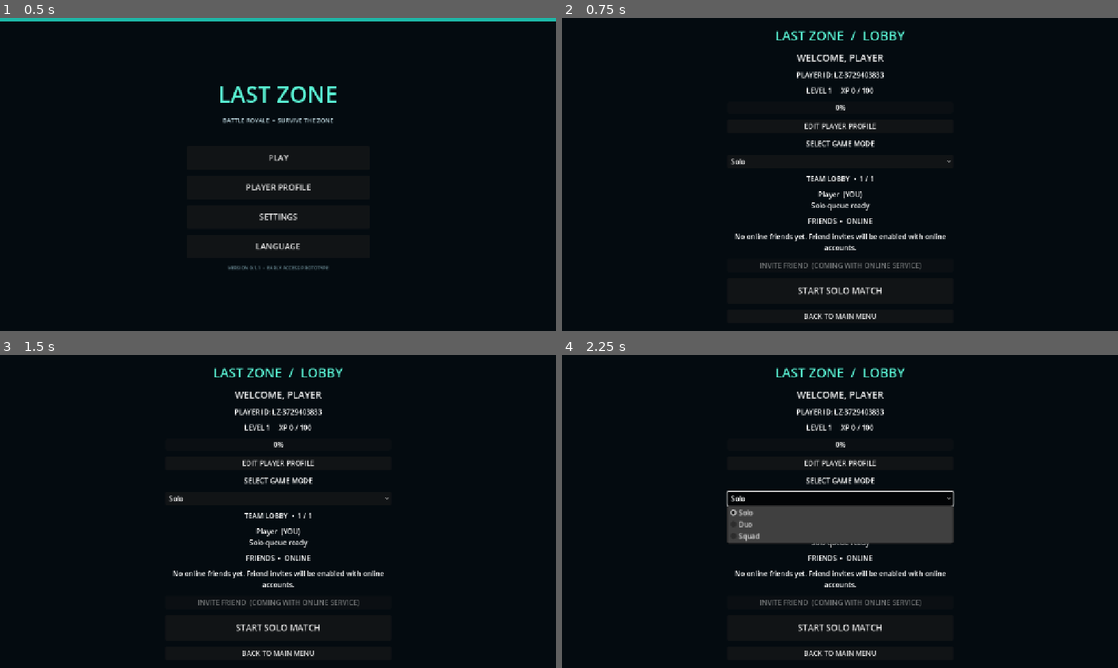
Above: before the commit, frames 1-4 (two rows, left to right).
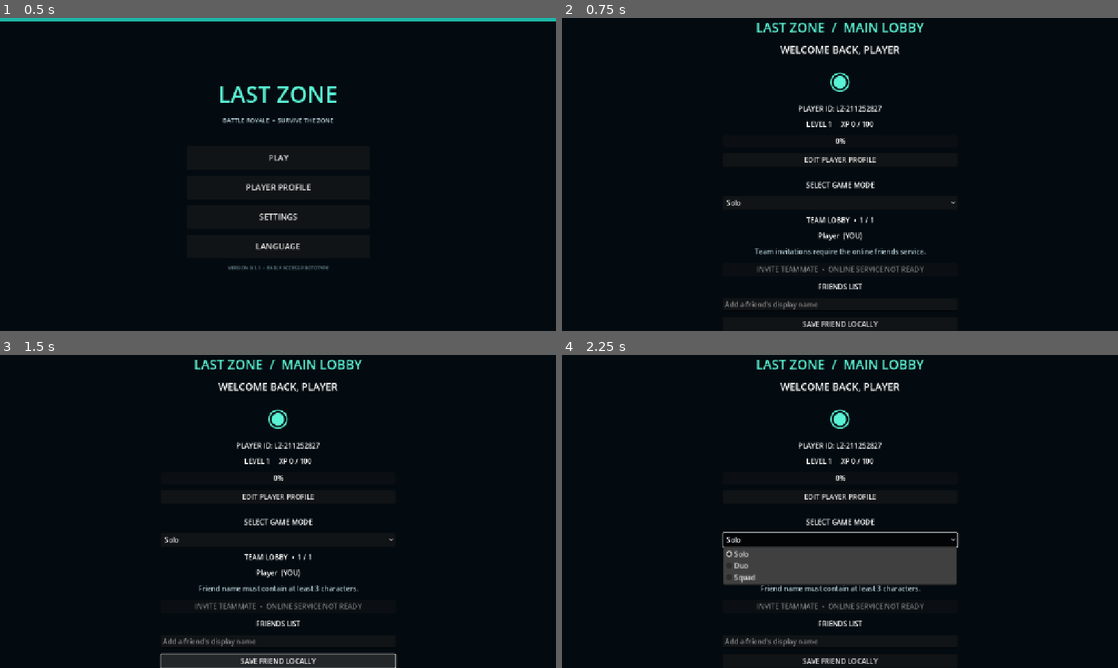
Above: after the commit, the same moments.

Repository: dhanushkaprasad2001-max/dhanushkaprasad2001-max.github.io
Game: Godot game, scene res://Main.tscn
Two runs of this game, one before a commit and one after it. Both use one fixed random seed, a clock stepped at 60 frames per second and the inputs below.
Inputs (mouse positions are in pixels of both pictures, inside the frame that each line leads up to):
- Up to frame 1 (0.5 s): no input
- Up to frame 2 (0.75 s): click "PLAY" at 0.5 s
- Up to frame 3 (1.5 s): click (278, 661) at 1.25 s, where only the run after the commit has a clickable "SAVE FRIEND LOCALLY"
- Up to frame 4 (2.25 s): click "Solo" at 2 s

Frame 1 is identical in both runs. In frame 2, 5.7% of the frame differs, in the area x 29-71%, y 1-99%; in frame 3, 6.8%; in frame 4, 15%, in the area x 28-72%, y 1-99%.

Commit message:
Build out LAST ZONE lobby and player progression systems

Diff:
--- a/last-zone/scripts/main.gd
+++ b/last-zone/scripts/main.gd
@@ -20,6 +20,7 @@
 var game_started := false
 var selected_mode := "Solo"
 var party_members: Array[String] = []
+var friend_names: Array[String] = []
 var player_level := 1
 var player_xp := 0
 var player_id := ""
@@ -357,16 +358,31 @@
 	var cfg := ConfigFile.new()
 	if cfg.load("user://last_zone.cfg") == OK:
 		profile_name = str(cfg.get_value("profile", "name", "Player"))
+		player_id = str(cfg.get_value("profile", "player_id", ""))
+		player_level = int(cfg.get_value("profile", "level", 1))
+		player_xp = int(cfg.get_value("profile", "xp", 0))
+		selected_mode = str(cfg.get_value("profile", "mode", "Solo"))
+		var saved_friends: Variant = cfg.get_value("profile", "friends", [])
+		for friend in saved_friends:
+			friend_names.append(str(friend))
 		selected_language = str(cfg.get_value("settings", "language", "English"))
 		master_volume = float(cfg.get_value("settings", "master_volume", 0.8))
 		music_volume = float(cfg.get_value("settings", "music_volume", 0.7))
 		sfx_volume = float(cfg.get_value("settings", "sfx_volume", 0.8))
 		graphics_quality = int(cfg.get_value("settings", "graphics_quality", 1))
+	if player_id.is_empty():
+		player_id = "LZ-" + str(abs(hash(profile_name + str(Time.get_unix_time_from_system())))).pad_zeros(8)
+	_save_local_settings()
 	_apply_audio_settings()
 
 func _save_local_settings() -> void:
 	var cfg := ConfigFile.new()
 	cfg.set_value("profile", "name", profile_name)
+	cfg.set_value("profile", "player_id", player_id)
+	cfg.set_value("profile", "level", player_level)
+	cfg.set_value("profile", "xp", player_xp)
+	cfg.set_value("profile", "mode", selected_mode)
+	cfg.set_value("profile", "friends", friend_names)
 	cfg.set_value("settings", "language", selected_language)
 	cfg.set_value("settings", "master_volume", master_volume)
 	cfg.set_value("settings", "music_volume", music_volume)
@@ -634,72 +650,139 @@
 # ------------------------------------------------------------
 
 func _show_lobby_screen() -> void:
-	var panel := _show_simple_screen("LAST ZONE  /  LOBBY")
-	panel.custom_minimum_size = Vector2(520, 0)
+	var panel := _show_simple_screen("LAST ZONE  /  MAIN LOBBY")
+	panel.custom_minimum_size = Vector2(540, 0)
+
 	var welcome := Label.new()
-	welcome.text = "WELCOME, " + profile_name.to_upper()
+	welcome.text = "WELCOME BACK, " + profile_name.to_upper()
 	welcome.horizontal_alignment = HORIZONTAL_ALIGNMENT_CENTER
-	welcome.add_theme_font_size_override("font_size", 22)
+	welcome.add_theme_font_size_override("font_size", 23)
 	panel.add_child(welcome)
+
+	var avatar := Label.new()
+	avatar.text = "◉"
+	avatar.horizontal_alignment = HORIZONTAL_ALIGNMENT_CENTER
+	avatar.add_theme_font_size_override("font_size", 58)
+	avatar.add_theme_color_override("font_color", Color(0.35, 0.95, 0.83))
+	panel.add_child(avatar)
+
 	var id_label := Label.new()
-	if player_id.is_empty():
-		player_id = "LZ-" + str(abs(hash(profile_name + str(Time.get_unix_time_from_system())))).pad_zeros(8)
 	id_label.text = "PLAYER ID: " + player_id
 	id_label.horizontal_alignment = HORIZONTAL_ALIGNMENT_CENTER
 	panel.add_child(id_label)
+
 	var level_label := Label.new()
-	level_label.text = "LEVEL " + str(player_level) + "     XP " + str(player_xp) + " / 100"
+	level_label.text = "LEVEL " + str(player_level) + "     XP " + str(player_xp % 100) + " / 100"
 	level_label.horizontal_alignment = HORIZONTAL_ALIGNMENT_CENTER
 	panel.add_child(level_label)
+
 	var xp_bar := ProgressBar.new()
 	xp_bar.max_value = 100
 	xp_bar.value = player_xp % 100
+	xp_bar.custom_minimum_size.y = 14
 	panel.add_child(xp_bar)
+
 	var profile_button := Button.new()
 	profile_button.text = "EDIT PLAYER PROFILE"
 	profile_button.pressed.connect(_show_profile_screen)
 	panel.add_child(profile_button)
+
+	var divider := HSeparator.new()
+	panel.add_child(divider)
+
 	var mode_title := Label.new()
 	mode_title.text = "SELECT GAME MODE"
 	mode_title.horizontal_alignment = HORIZONTAL_ALIGNMENT_CENTER
 	panel.add_child(mode_title)
+
 	var modes := OptionButton.new()
 	for mode in ["Solo", "Duo", "Squad"]:
 		modes.add_item(mode)
-	modes.select(["Solo", "Duo", "Squad"].find(selected_mode))
+	modes.select(maxi(0, ["Solo", "Duo", "Squad"].find(selected_mode)))
 	modes.item_selected.connect(func(index: int):
 		selected_mode = ["Solo", "Duo", "Squad"][index]
+		_save_local_settings()
 		_show_lobby_screen()
 	)
 	panel.add_child(modes)
+
+	var team_limit := 1 if selected_mode == "Solo" else (2 if selected_mode == "Duo" else 4)
 	var party_title := Label.new()
-	var team_limit := 1 if selected_mode == "Solo" else (2 if selected_mode == "Duo" else 4)
-	party_title.text = "TEAM LOBBY  •  " + str(maxi(1, party_members.size())) + " / " + str(team_limit)
+	party_title.text = "TEAM LOBBY  •  " + str(mini(team_limit, party_members.size() + 1)) + " / " + str(team_limit)
 	party_title.horizontal_alignment = HORIZONTAL_ALIGNMENT_CENTER
 	panel.add_child(party_title)
+
 	var party_list := Label.new()
-	party_list.text = profile_name + "  (YOU)\n" + ("Waiting for teammates..." if party_members.is_empty() and selected_mode != "Solo" else "Solo queue ready")
+	var party_text := profile_name + "  (YOU)"
+	for member in party_members:
+		party_text += "\n" + member
+	for slot in range(team_limit - mini(team_limit, party_members.size() + 1)):
+		party_text += "\nOPEN TEAM SLOT"
+	party_list.text = party_text
 	party_list.horizontal_alignment = HORIZONTAL_ALIGNMENT_CENTER
 	panel.add_child(party_list)
+
+	var team_note := Label.new()
+	team_note.text = "Team invitations require the online friends service."
+	team_note.autowrap_mode = TextServer.AUTOWRAP_WORD_SMART
+	team_note.horizontal_alignment = HORIZONTAL_ALIGNMENT_CENTER
+	team_note.add_theme_color_override("font_color", Color(0.72, 0.82, 0.85))
+	panel.add_child(team_note)
+
+	var invite := Button.new()
+	invite.text = "INVITE TEAMMATE  •  ONLINE SERVICE NOT READY"
+	invite.disabled = true
+	panel.add_child(invite)
+
 	var friends_title := Label.new()
-	friends_title.text = "FRIENDS  •  ONLINE"
+	friends_title.text = "FRIENDS LIST"
 	friends_title.horizontal_alignment = HORIZONTAL_ALIGNMENT_CENTER
 	panel.add_child(friends_title)
+
+	var friend_entry := LineEdit.new()
+	friend_entry.placeholder_text = "Add a friend's display name"
+	panel.add_child(friend_entry)
+
+	var add_friend := Button.new()
+	add_friend.text = "SAVE FRIEND LOCALLY"
+	add_friend.pressed.connect(func():
+		var friend_name := friend_entry.text.strip_edges()
+		if friend_name.length() < 3:
+			team_note.text = "Friend name must contain at least 3 characters."
+		elif friend_name == profile_name:
+			team_note.text = "You cannot add your own player name."
+		elif friend_names.has(friend_name):
+			team_note.text = "This friend is already saved."
+		else:
+			friend_names.append(friend_name.left(20))
+			_save_local_settings()
+			_show_lobby_screen()
+	)
+	panel.add_child(add_friend)
+
 	var friends_info := Label.new()
-	friends_info.text = "No online friends yet. Friend invites will be enabled with online accounts."
+	if friend_names.is_empty():
+		friends_info.text = "No saved friends yet."
+	else:
+		friends_info.text = "SAVED FRIENDS  •  OFFLINE\n" + "\n".join(friend_names)
 	friends_info.autowrap_mode = TextServer.AUTOWRAP_WORD_SMART
 	friends_info.horizontal_alignment = HORIZONTAL_ALIGNMENT_CENTER
 	panel.add_child(friends_info)
-	var invite := Button.new()
-	invite.text = "INVITE FRIEND  (COMING WITH ONLINE SERVICE)"
-	invite.disabled = true
-	panel.add_child(invite)
+
+	var online_note := Label.new()
+	online_note.text = "Online status and real invitations will activate after backend matchmaking is connected."
+	online_note.autowrap_mode = TextServer.AUTOWRAP_WORD_SMART
+	online_note.horizontal_alignment = HORIZONTAL_ALIGNMENT_CENTER
+	online_note.add_theme_font_size_override("font_size", 12)
+	panel.add_child(online_note)
+
 	var start := Button.new()
 	start.text = "START " + selected_mode.to_upper() + " MATCH"
 	start.custom_minimum_size.y = 58
 	start.add_theme_font_size_override("font_size", 20)
 	start.pressed.connect(_show_loading_screen)
 	panel.add_child(start)
+
 	var back := Button.new()
 	back.text = "BACK TO MAIN MENU"
 	back.pressed.connect(_build_menu)
